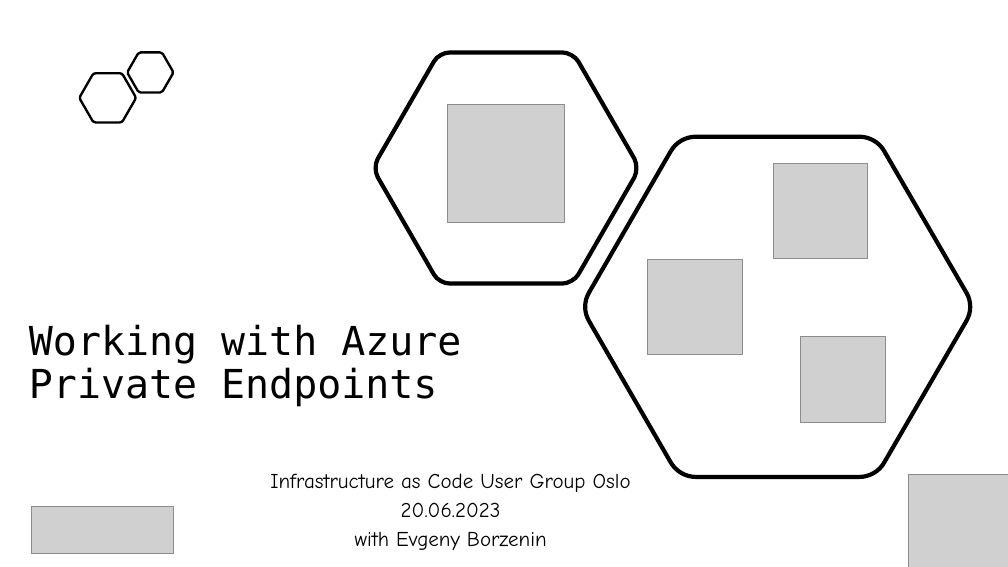
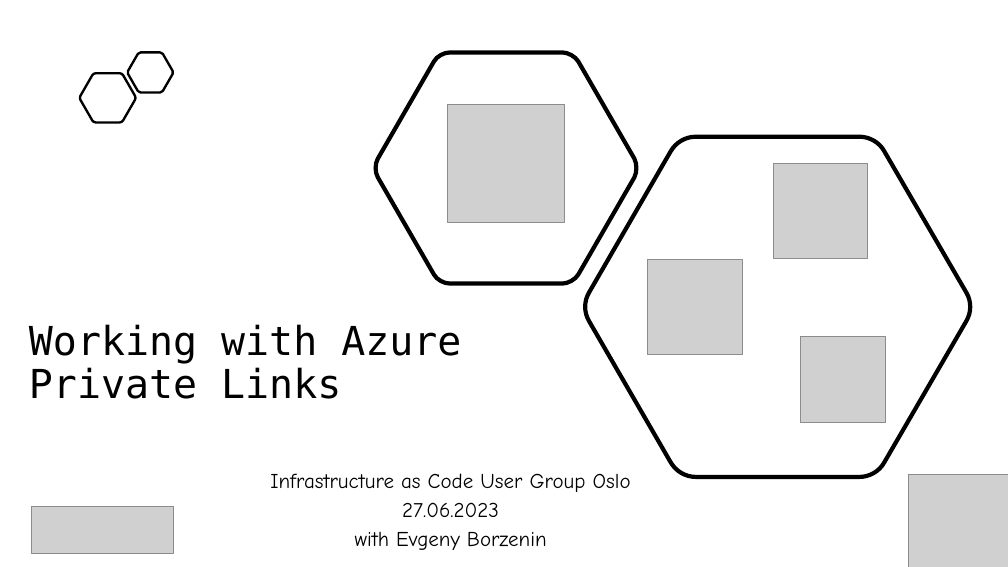
Before and after one commit to Infrastructure-AsCode/azure-private-links-labs, a slide deck: slide 1 of slides/private-links.pptx. Drawn at 1008x567 pixels with LibreOffice and Linux fonts; fonts in the diff are those of the drawing; grey boxes stand for pictures. Boxes give left, top, right and bottom in pixels: in the first picture for what was removed or moved away, otherwise in the second. Text is boxed around its words. In the diff, an @@ line names an element or a change of style, - is before the commit and + after.

```diff
--- a/slides/private-links.pptx
+++ b/slides/private-links.pptx
@@ text at [29,324,461,399]: text changed @@
-Working with Azure Private Endpoints
+Working with Azure Private Links
@@ subtitle at [402,502,499,517]: text changed @@
-20.06.2023
+27.06.2023
```
Also in this commit, not shown: 1 other slide changed, 1 slide removed, 2 other files.
